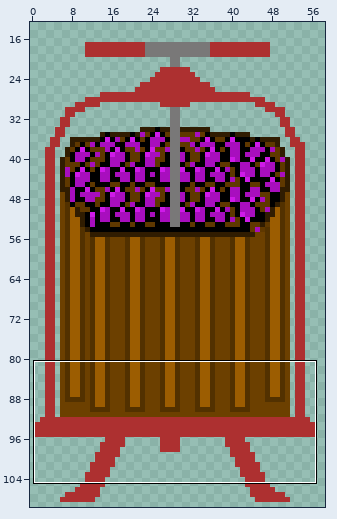
One commit to this sprite sheet: assets/pressFullRedUnpressed3.png. Above, an overview of the earlier version with the close-up marked.
Close-up. As it was:
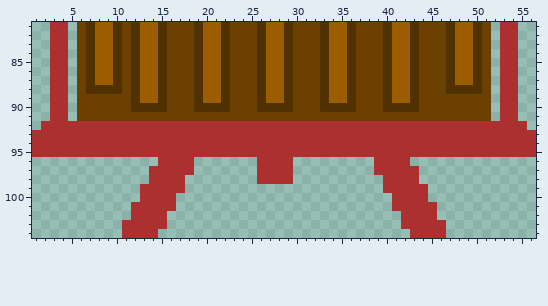
The file is 59x110 pixels. Shown: x 1..56, y 81..104. The wide view leaves out empty margins.
The same view after the edit:
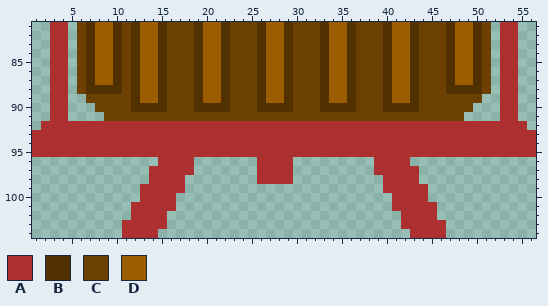
Palette (. is transparent): A #ad3030  B #523100  C #6c4000  D #9c5d01
Change:
The edit erases colour C in row 89 at x 6 and 51; in row 90 at x 6 to 7 and 50 to 51; in row 91 at x 6 to 8 and 49 to 51.
